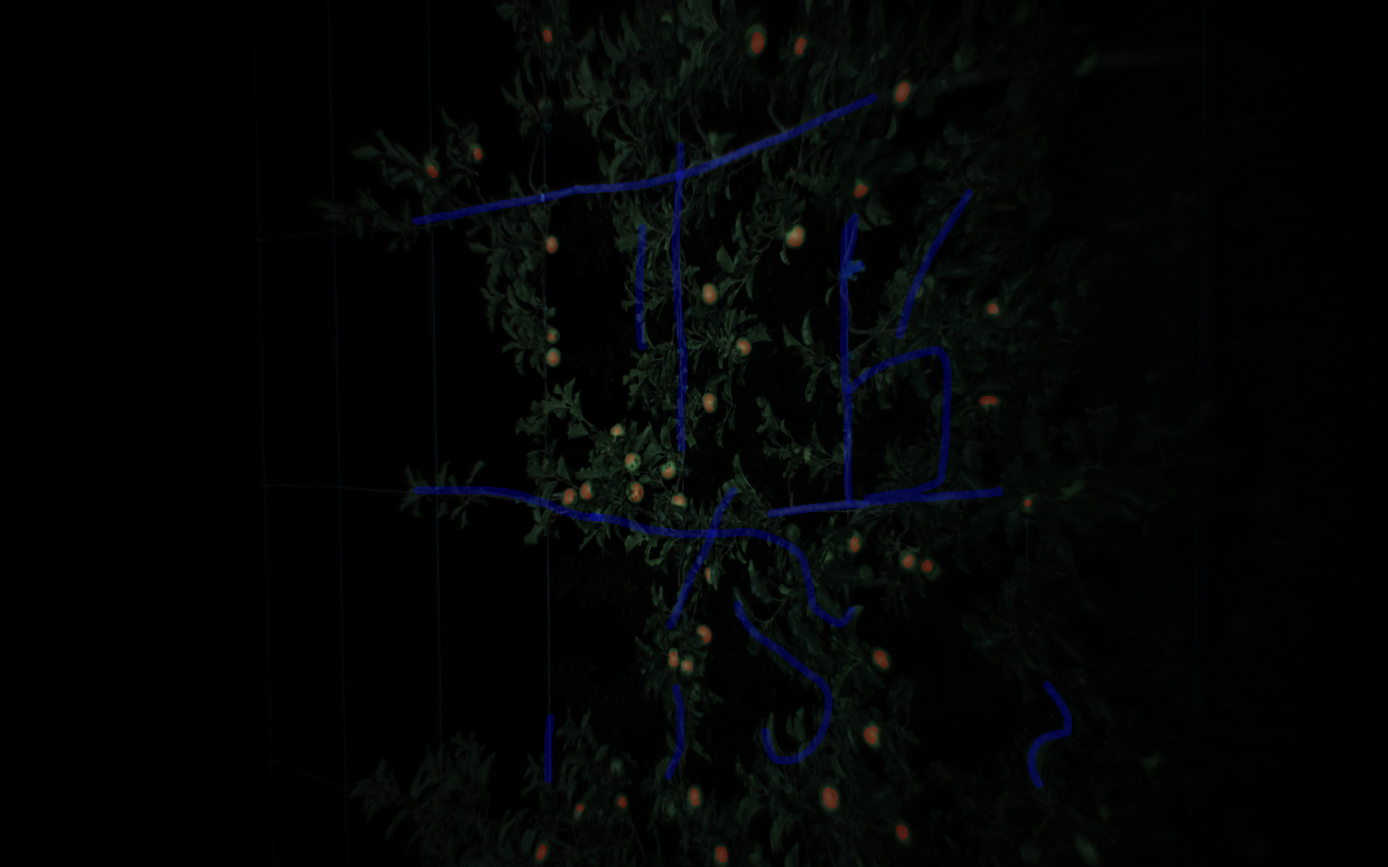
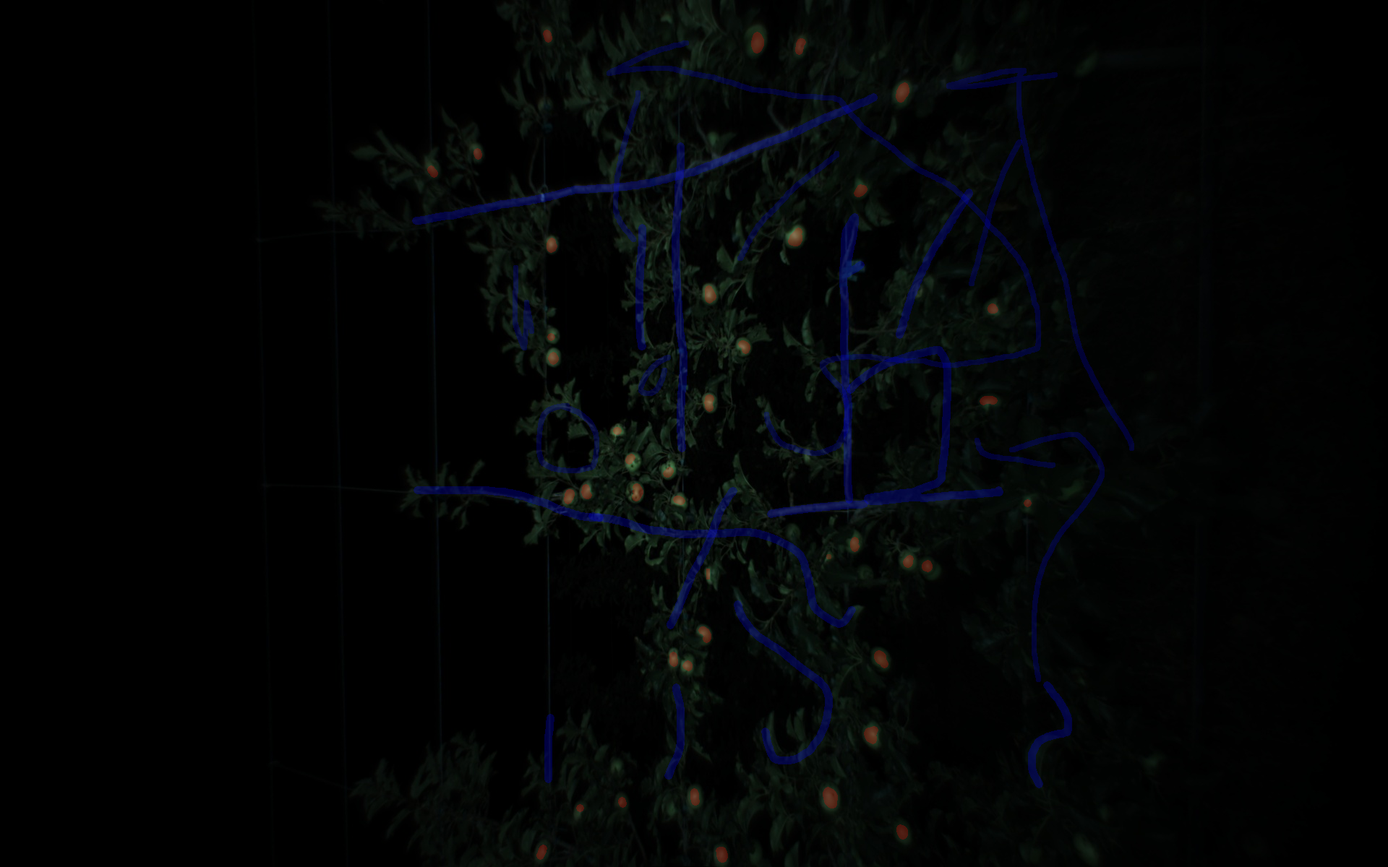
Before/after of a 1388 x 867 layered artwork. What changed in the layer stack:
painted on "Other" over [512, 40, 1134, 683]
painted on "Apple" over [826, 554, 832, 560]
